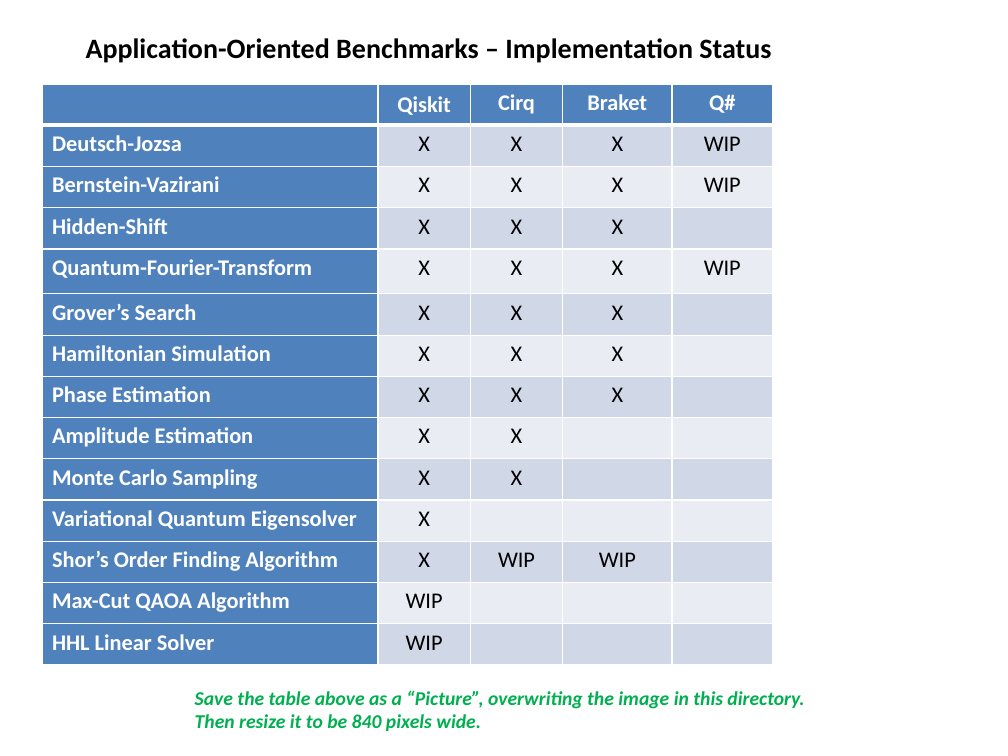
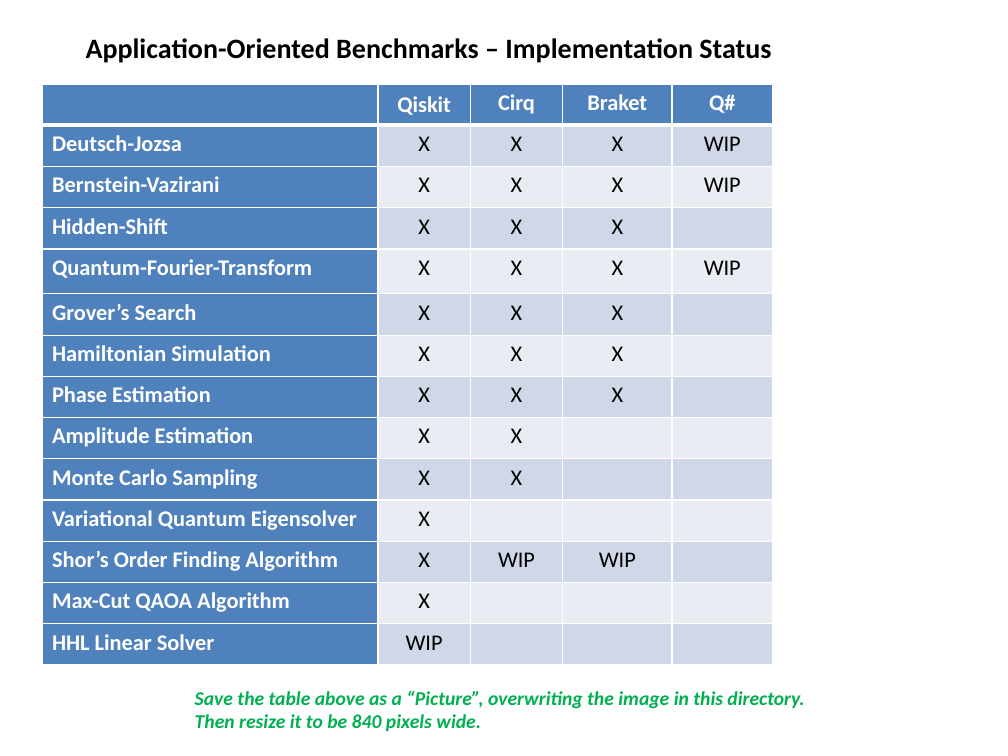
Before and after one commit to SRI-International/QC-App-Oriented-Benchmarks, a slide deck: slide 5 of _doc/images/benchmark_modules.pptx. Drawn at 1008x756 pixels with LibreOffice and Linux fonts; fonts in the diff are those of the drawing. Boxes give left, top, right and bottom in pixels: in the first picture for what was removed or moved away, otherwise in the second. Text is boxed around its words. In the diff, an @@ line names an element or a change of style, - is before the commit and + after.

```diff
--- a/_doc/images/benchmark_modules.pptx
+++ b/_doc/images/benchmark_modules.pptx
@@ table at (42,84,773,665) @@
-row 13, column 2: WIP
+row 13, column 2: X
```
Also in this commit, not shown: 1 other file.
